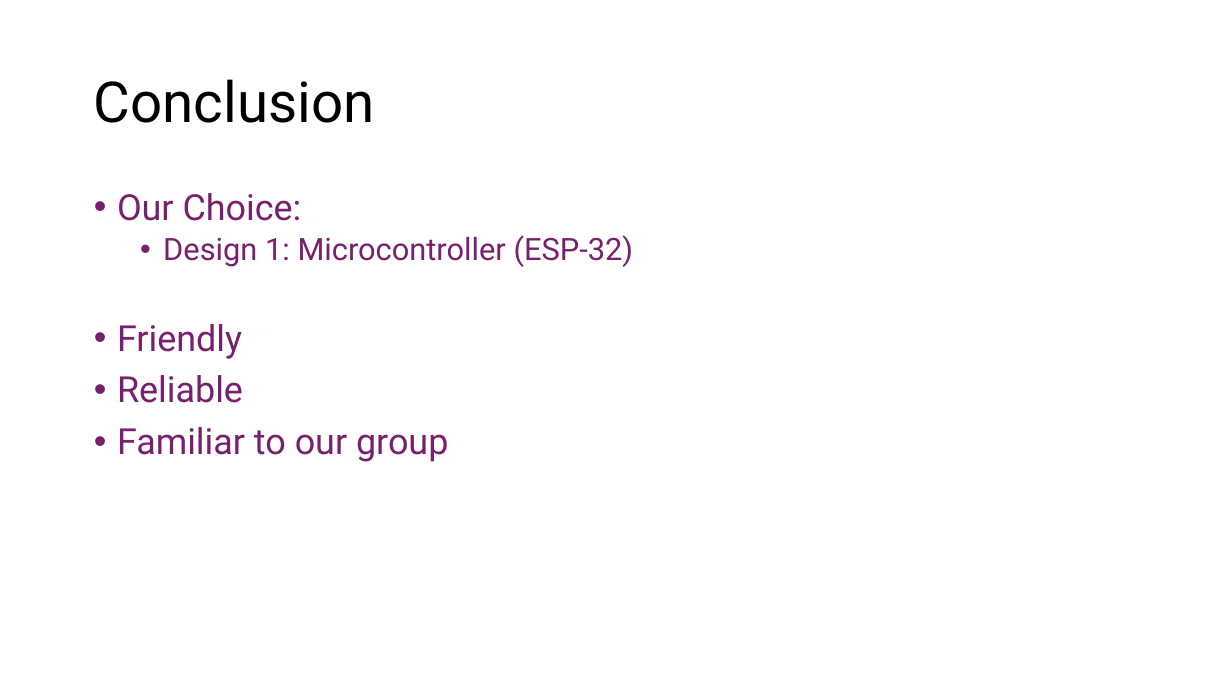
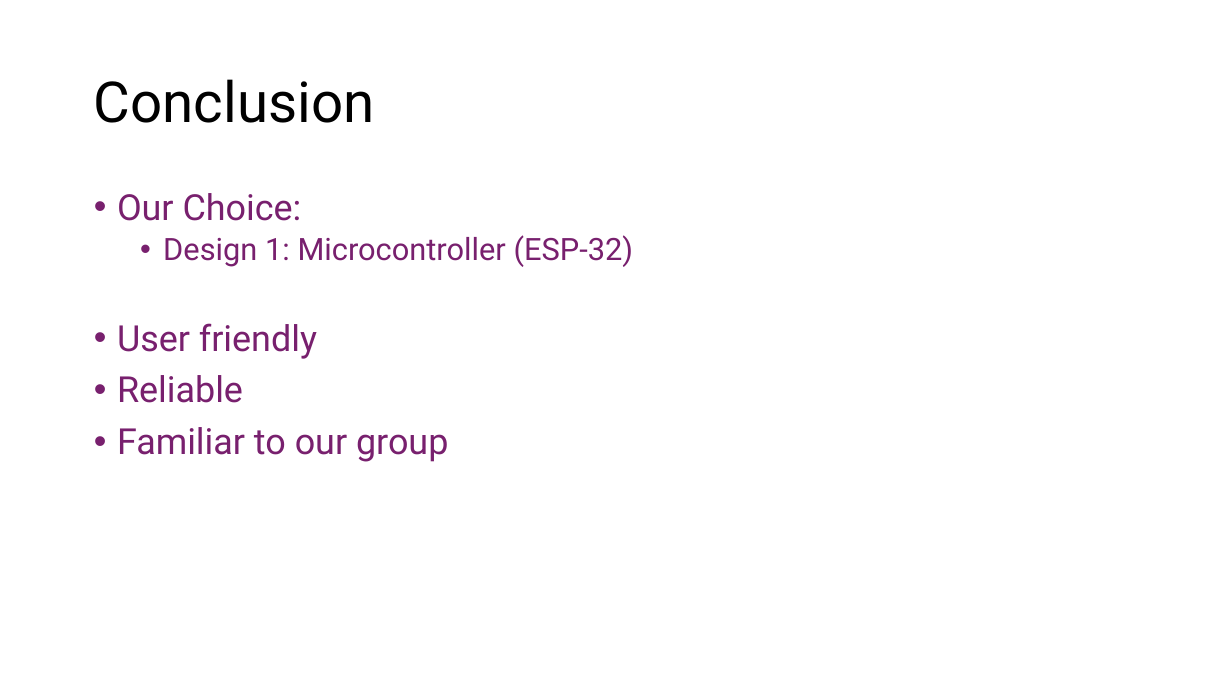
Before and after one commit to Tannyr-Singleterry/ECE590_SeniorDesign, a slide deck: slide 14 of Documents/CDR/CDR_Presentation.pptx. Drawn at 1232x693 pixels with LibreOffice and Linux fonts; fonts in the diff are those of the drawing. Boxes give left, top, right and bottom in pixels: in the first picture for what was removed or moved away, otherwise in the second. Text is boxed around its words. In the diff, an @@ line names an element or a change of style, - is before the commit and + after.

```diff
--- a/Documents/CDR/CDR_Presentation.pptx
+++ b/Documents/CDR/CDR_Presentation.pptx
@@ text at [117, 323, 317, 359]: text changed @@
-• Friendly
+• User friendly
```
Also in this commit, not shown: 4 other slides changed, 1 other file.
